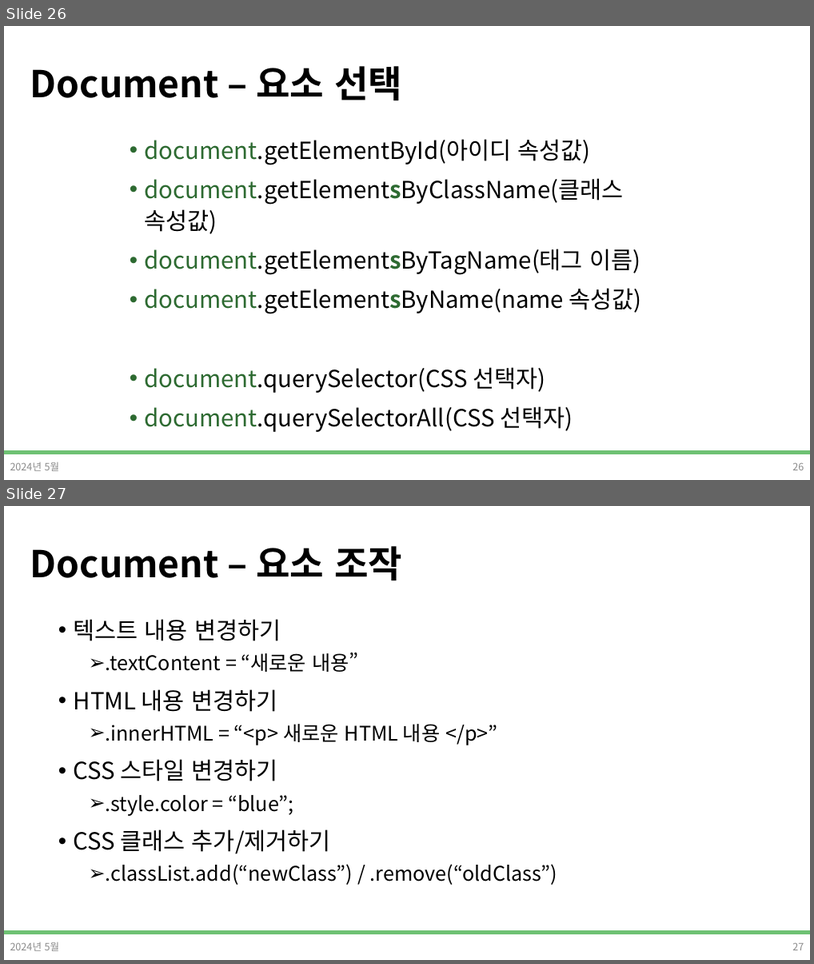
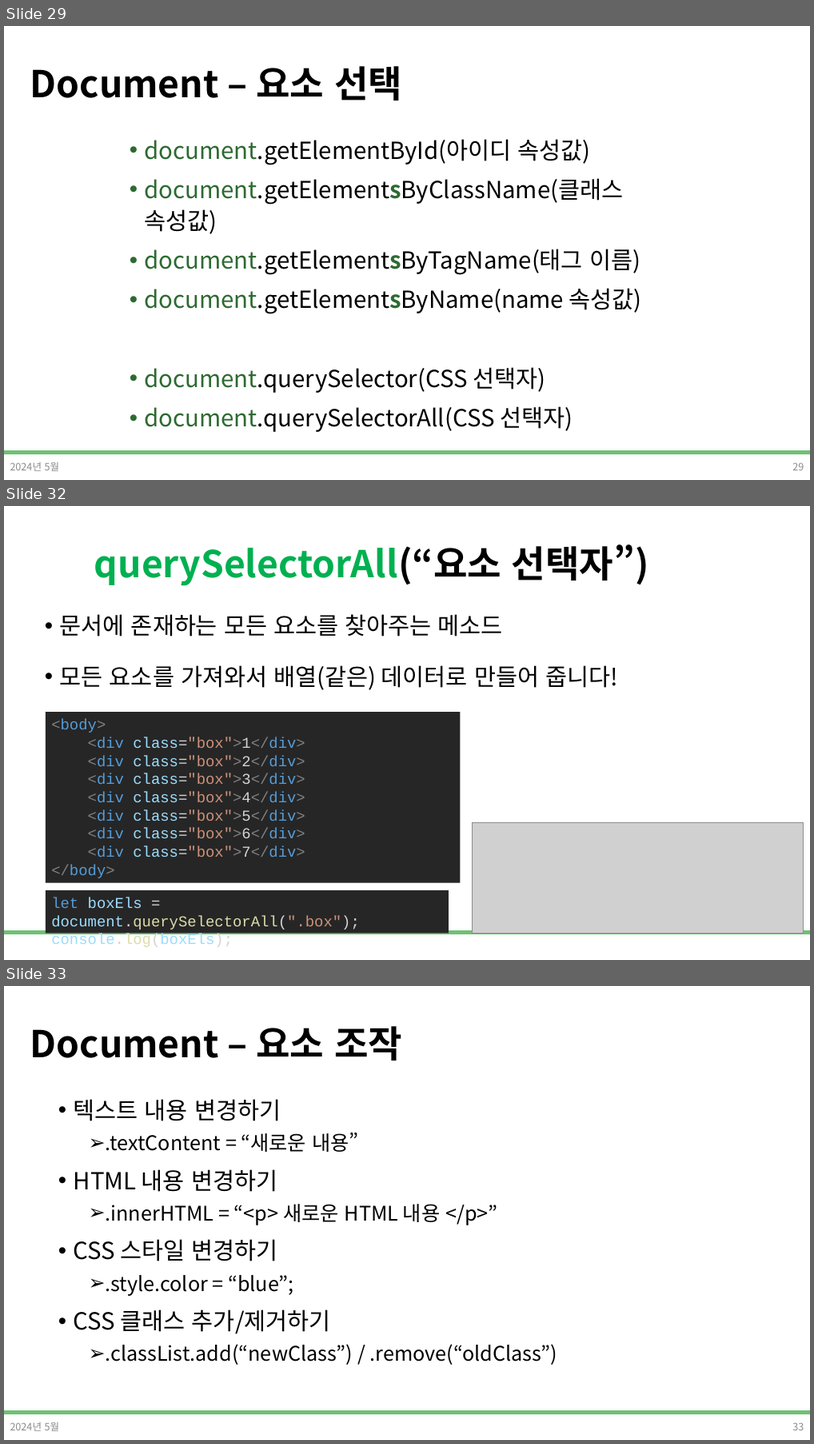
Before and after one commit to DevDamon0527/SeSAC_Yeongdeungpo_Campus_6th, a slide deck: material/[SeSAC_YDP_6] 04_2_Javascript_표준객체,DOM.pptx. Shown one above the other, each under a label of ours: slides 26 and 27 before the commit, slides 29, 32 and 33 after it; the slides between them are not shown. The pictures are 814x964 and 814x1444 pixels, drawn with LibreOffice and Linux fonts; fonts in the diff are those of the drawing; grey boxes stand for pictures; background and template pictures are left out. Boxes give left, top, right and bottom in pixels: in the first picture for what was removed or moved away, otherwise in the second. Text is boxed around its words. In the diff, an @@ line names an element or a change of style, - is before the commit and + after.

```diff
--- a/material/[SeSAC_YDP_6] 04_2_Javascript_표준객체,DOM.pptx
+++ b/material/[SeSAC_YDP_6] 04_2_Javascript_표준객체,DOM.pptx
@@ slide 32 added at <box>4,506,810,960</box>, background #FFFFFF; not listed: 1 template element that a slide beside it also shows @@
@@ title added at <box>94,544,650,586</box>, 44 pt, text #00B050, bold @@
+querySelectorAll(“요소 선택자”)
@@ text added at <box>60,614,618,690</box>, 28 pt, text #000000 @@
+• 문서에 존재하는 모든 요소를 찾아주는 메소드
+• 모든 요소를 가져와서 배열(같은) 데이터로 만들어 줍니다!
@@ rectangle added at <box>46,712,461,883</box>, fill #262626, 18 pt, text #569CD6 @@
+<body>
+<div class="box">1</div>
+<div class="box">2</div>
+<div class="box">3</div>
+<div class="box">4</div>
+<div class="box">5</div>
+<div class="box">6</div>
+<div class="box">7</div>
+</body>
@@ picture added at <box>473,822,804,932</box> @@
@@ rectangle added at <box>46,890,450,933</box>, fill #262626, 18 pt, text #9CDCFE @@
+let boxEls = document.querySelectorAll(".box");
+console.log(boxEls);
@@ what was slide 26 is now slide 29 @@
@@ what was slide 27 is now slide 33 @@
@@ page number at <box>793,1423,804,1430</box>: text changed @@
-27
+33
```
Also in this commit, not shown: 2 slides changed, 16 other slides added, 7 other files.
